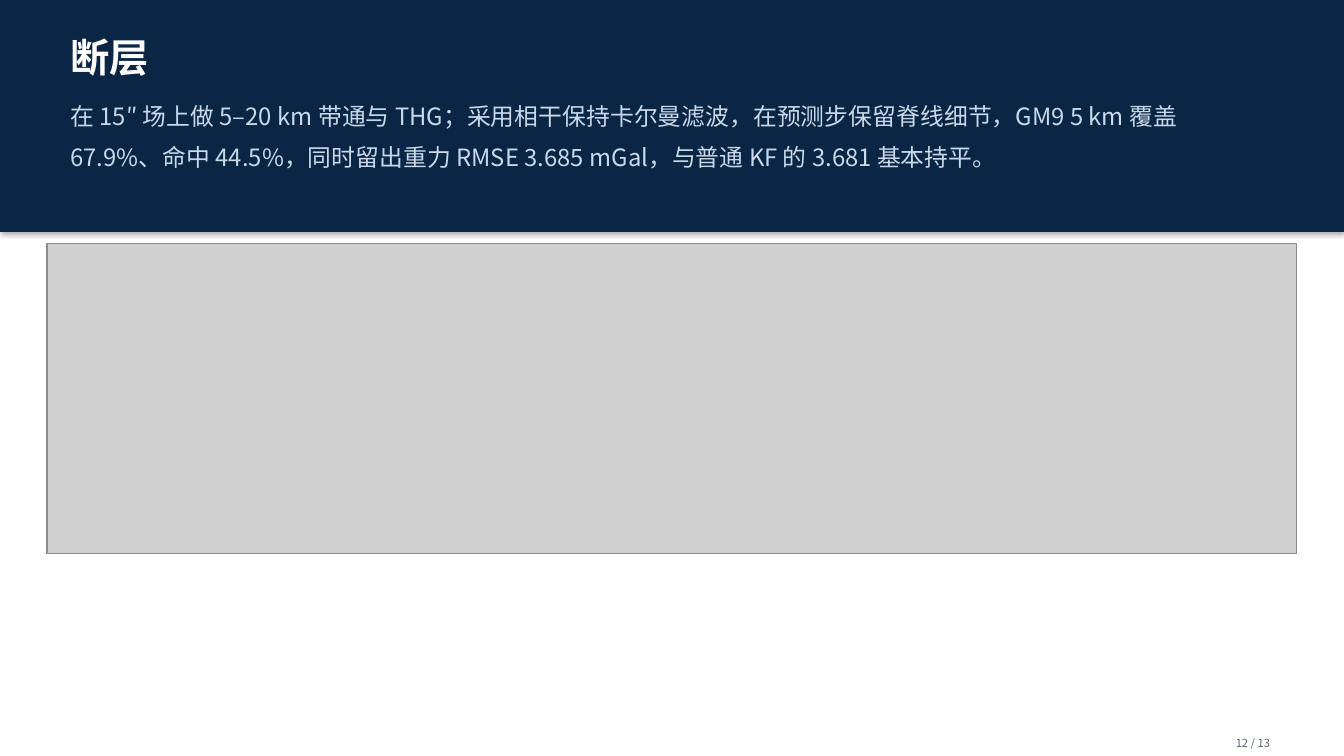
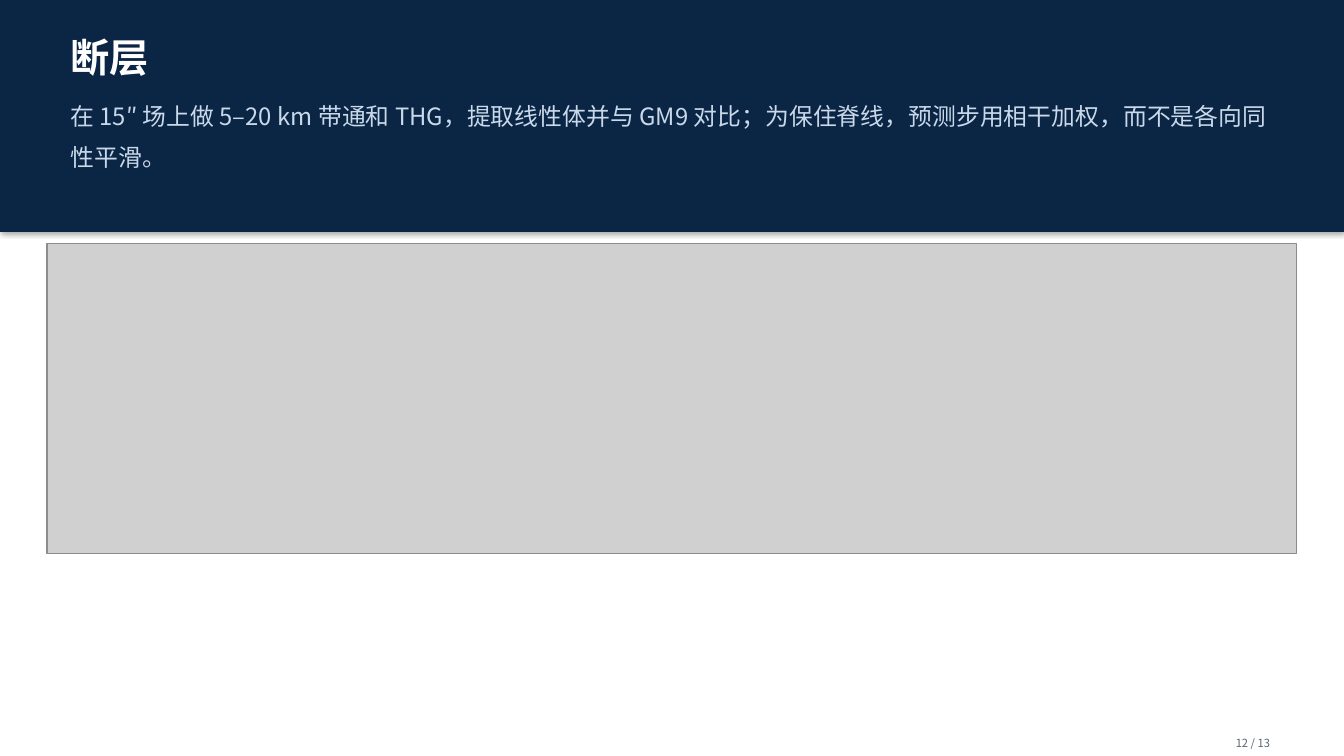
Before and after one commit to shuyunkai/kalman_gravity, a slide deck: slide 12 of ppt/汇报_新结构_13页.pptx. Drawn at 1344x756 pixels with LibreOffice and Linux fonts; fonts in the diff are those of the drawing; grey boxes stand for pictures. Boxes give left, top, right and bottom in pixels: in the first picture for what was removed or moved away, otherwise in the second. Text is boxed around its words. In the diff, an @@ line names an element or a change of style, - is before the commit and + after.

```diff
--- a/ppt/汇报_新结构_13页.pptx
+++ b/ppt/汇报_新结构_13页.pptx
@@ text at (71,105,1267,168): text changed @@
-在 15″ 场上做 5–20 km 带通与 THG；采用相干保持卡尔曼滤波，在预测步保留脊线细节，GM9 5 km 覆盖 67.9%、命中 44.5%，同时留出重力 RMSE 3.685 mGal，与普通 KF 的 3.681 基本持平。
+在 15″ 场上做 5–20 km 带通和 THG，提取线性体并与 GM9 对比；为保住脊线，预测步用相干加权，而不是各向同性平滑。
```
Also in this commit, not shown: 11 other slides changed, 1 other file.
